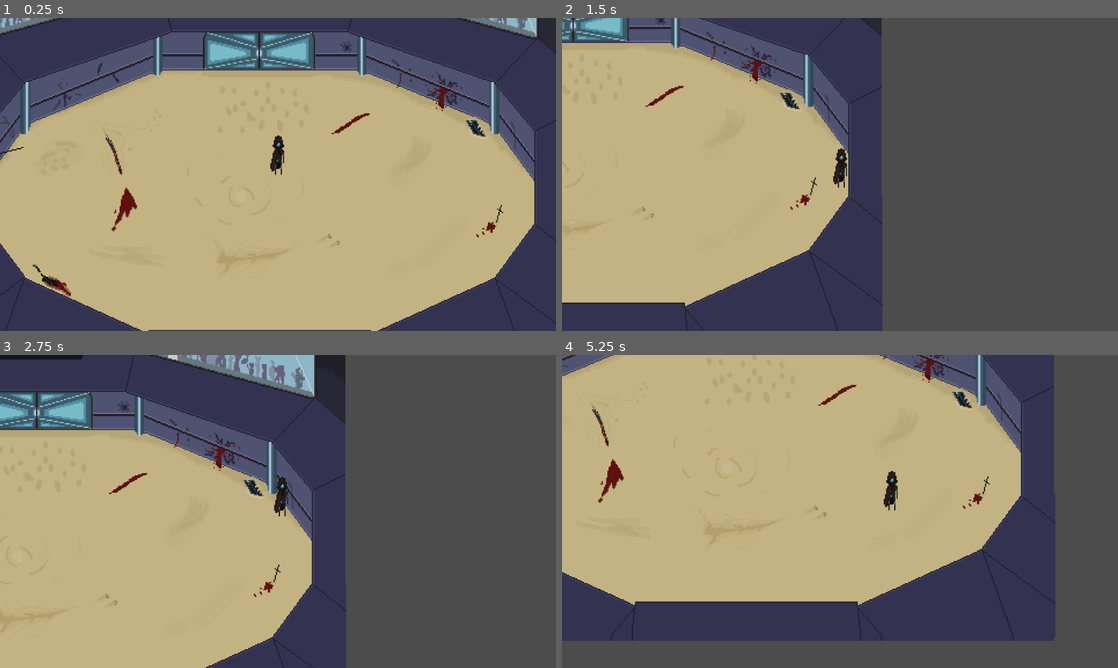
Above: before the commit, frames 1-4 (two rows, left to right).
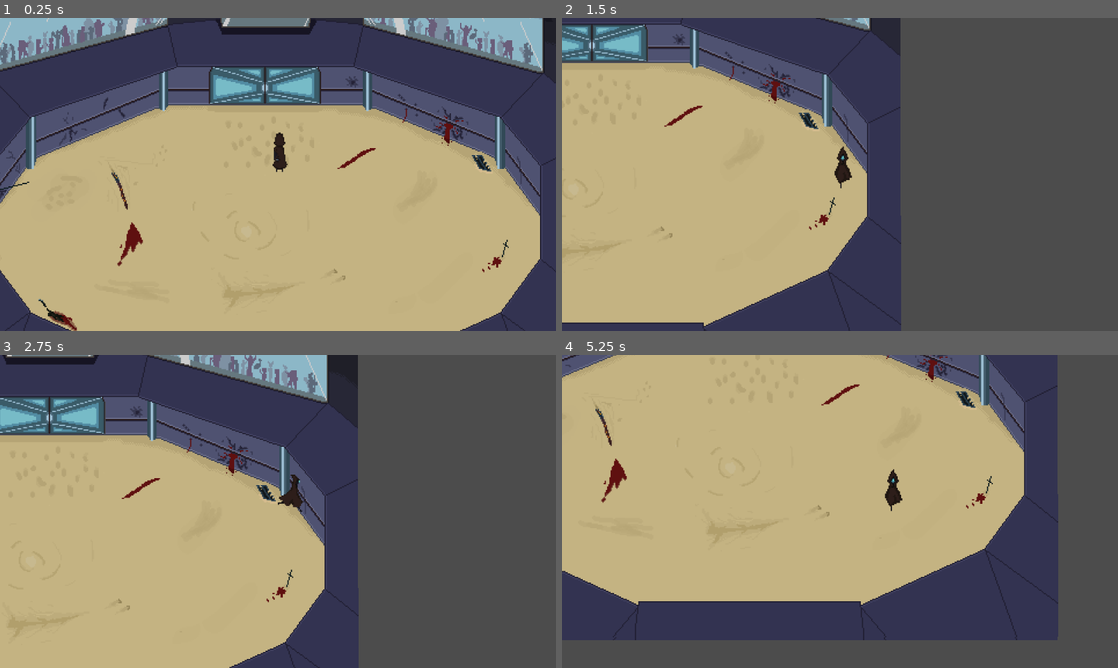
Above: after the commit, the same moments.

Repository: BeaverNotACat/Iudus-Project
Game: Godot game, scene res://World.tscn
The game is run twice, just before and just after one commit, with the same random seed, the same clock (stepped at 60 frames per second) and the same inputs.
Inputs (mouse positions are in pixels of both pictures, inside the frame that each line leads up to):
- Up to frame 1 (0.25 s): no input
- Up to frame 2 (1.5 s): tap Enter at 0.5 s; move the mouse to (962, 158) at 0.52 s; hold D (ui_right) 0.53-1.28 s; tap Space (dash) at 0.6 s; move the mouse to (728, 190) at 1.27 s; hold S (ui_down) from 1.28 s (still down); click (728, 190) at 1.35 s
- Up to frame 3 (2.75 s): move the mouse to (333, 442) at 2.02 s; release S (ui_down) at 2.03 s; hold D (ui_right) from 2.03 s (still down); tap Space (dash) at 2.1 s
- Up to frame 4 (5.25 s): move the mouse to (812, 574) at 2.77 s; release D (ui_right) at 2.78 s; hold W (ui_up) 2.78-3.53 s; click (812, 574) at 2.85 s; move the mouse to (1006, 558) at 3.52 s; hold A (ui_left) 3.53-5.03 s; tap Space (dash) at 3.6, 5.1 s; move the mouse to (673, 464) at 4.27 s; click (673, 464) at 4.35 s; move the mouse to (867, 511) at 5.02 s; hold S (ui_down) from 5.03 s (still down)

The runs differ from the first frame. In frame 1, 35% of the frame differs, in the area x 0-100%, y 0-100%; in frame 2, 16%; in frame 3, 11%; in frame 4, 3.7%.

Commit message:
Прото анимации

Diff:
--- a/Arena/Arena.tscn
+++ b/Arena/Arena.tscn
@@ -1,57 +1,59 @@
-[gd_scene load_steps=12 format=2]
+[gd_scene load_steps=8 format=2]
 
 [ext_resource path="res://shaders/JitterFree.tres" type="Shader" id=1]
-[ext_resource path="res://Arena/Sprites/Tribunes.png" type="Texture" id=2]
-[ext_resource path="res://Arena/Sprites/Land.png" type="Texture" id=3]
-[ext_resource path="res://Arena/Sprites/Upper walls.png" type="Texture" id=4]
-[ext_resource path="res://Arena/Sprites/Gates.png" type="Texture" id=5]
-[ext_resource path="res://Arena/Sprites/Downer walls.png" type="Texture" id=6]
+[ext_resource path="res://Arena/Sprites/Arena_walls_and_floor.png" type="Texture" id=2]
+[ext_resource path="res://Arena/Sprites/Arena_gates.png" type="Texture" id=3]
+[ext_resource path="res://Arena/Sprites/Arena_tribunes.png" type="Texture" id=4]
 
-[sub_resource type="ShaderMaterial" id=2]
-shader = ExtResource( 1 )
-
-[sub_resource type="ShaderMaterial" id=3]
+[sub_resource type="ShaderMaterial" id=7]
 shader = ExtResource( 1 )
 
 [sub_resource type="ShaderMaterial" id=4]
-shader = ExtResource( 1 )
-
-[sub_resource type="ShaderMaterial" id=5]
 shader = ExtResource( 1 )
 
 [sub_resource type="ShaderMaterial" id=6]
 shader = ExtResource( 1 )
 
 [node name="Arena" type="StaticBody2D"]
+position = Vector2( -2, 0 )
 __meta__ = {
 "_edit_group_": true
 }
 
-[node name="Land" type="Sprite" parent="."]
-material = SubResource( 2 )
-position = Vector2( 266, 238 )
+[node name="ArenaGates" type="Sprite" parent="."]
+material = SubResource( 7 )
+position = Vector2( 268.5, 106 )
 texture = ExtResource( 3 )
+__meta__ = {
+"_edit_lock_": true
+}
 
-[node name="DownerWalls" type="Sprite" parent="."]
-material = SubResource( 3 )
-position = Vector2( 266, 318 )
-texture = ExtResource( 6 )
+[node name="Gates_colision" type="CollisionPolygon2D" parent="."]
+position = Vector2( 57, 0 )
+polygon = PoolVector2Array( 163, 123, 260, 123, 260, 122, 163, 122 )
+__meta__ = {
+"_edit_lock_": true
+}
 
-[node name="UpperWalls" type="Sprite" parent="."]
+[node name="ArenaWallsAndFloor" type="Sprite" parent="."]
 material = SubResource( 4 )
-position = Vector2( 266, 129 )
+position = Vector2( 268.5, 190.5 )
+texture = ExtResource( 2 )
+__meta__ = {
+"_edit_lock_": true
+}
+
+[node name="Arena_colision" type="CollisionPolygon2D" parent="."]
+position = Vector2( 2, 0 )
+polygon = PoolVector2Array( 218, 123, 183, 123, 175, 126, 173, 126, 69, 169, 67, 178, 61, 178, 60, 177, 30, 219, 30, 256, 54, 309, 59, 315, 153, 373, 169, 378, 365, 378, 382, 374, 475, 315, 480, 310, 504, 256, 504, 218, 474, 177, 473, 178, 467, 178, 465, 169, 363, 126, 359, 126, 351, 123, 315, 123, 315, 122, 351, 122, 359, 125, 363, 125, 465, 168, 474, 176, 505, 218, 505, 256, 481, 310, 475, 316, 382, 375, 365, 379, 169, 379, 153, 374, 59, 316, 53, 309, 29, 257, 29, 219, 60, 176, 69, 168, 173, 125, 175, 125, 183, 122, 218, 122 )
+__meta__ = {
+"_edit_lock_": true
+}
+
+[node name="ArenaTribunes" type="Sprite" parent="."]
+material = SubResource( 6 )
+position = Vector2( 269, 47.5 )
 texture = ExtResource( 4 )
-
-[node name="Gates" type="Sprite" parent="."]
-material = SubResource( 5 )
-position = Vector2( 266, 108 )
-texture = ExtResource( 5 )
-
-[node name="Tribunes" type="Sprite" parent="."]
-material = SubResource( 6 )
-position = Vector2( 266, 49 )
-texture = ExtResource( 2 )
-
-[node name="CollisionPolygon2D" type="CollisionPolygon2D" parent="."]
-scale = Vector2( 1, 1.00009 )
-polygon = PoolVector2Array( 169, 378, 169, 377, 365.927, 377.001, 380, 372, 475, 315, 479, 308.972, 503.03, 257.979, 504, 256, 504, 218, 503.073, 216.97, 473, 178, 464, 169, 359, 126, 350, 123, 184, 123, 175, 126, 70, 169, 60, 178, 30.947, 217.188, 30, 217.98, 30, 256, 30.9148, 256.977, 55, 307.972, 60, 312, 155, 371, 168, 377, 168, 378, 0, 378, 0, 0, 534, 0, 534, 378 )
+__meta__ = {
+"_edit_lock_": true
+}
--- a/Character/Character.gd
+++ b/Character/Character.gd
@@ -27,6 +27,8 @@
 #Импорт узлов
 onready var dash_timer = $Dash_timer
 onready var attack_timer = $Attack_timer
+onready var animation_tree = $AnimationTree
+onready var animation_state = animation_tree.get("parameters/playback")
 
 #соединение переменных с узлами и добавление к сигналов
 func _ready():
@@ -50,7 +52,7 @@
 			get_attack_released()
 			collide()
 	#Дебаг
-	print(velocity)
+		#print(velocity)
 		#print(aim_direction)
 		#print(position)
 		#print(state)
@@ -100,10 +102,17 @@
 
 #Двигаем спрайт спрайт по физике плюс обрабатываем коллизии
 func move_character(delta):
-	if get_move_direction() != Vector2.ZERO:
+	var move_direction = get_move_direction()
+	if move_direction != Vector2.ZERO:
+
+		animation_tree.set("parameters/Idle/blend_position", move_direction)
+		animation_tree.set("parameters/Run/blend_position", move_direction)
+		animation_state.travel("Run")
+
 		velocity = velocity.clamped(MAX_SPEED)
-		velocity = velocity.move_toward(MAX_SPEED * get_move_direction(), ACCELERATION * delta)
+		velocity = velocity.move_toward(MAX_SPEED * move_direction, ACCELERATION * delta)
 	else:
+		animation_state.travel("Idle")
 		velocity = velocity.clamped(MAX_SPEED)
 		velocity = velocity.move_toward(Vector2.ZERO, FRICTION * delta)
 
--- a/Character/Character.tscn
+++ b/Character/Character.tscn
@@ -29,6 +29,227 @@
 [sub_resource type="ShaderMaterial" id=3]
 shader = ExtResource( 3 )
 
+[sub_resource type="Animation" id=4]
+resource_name = "IdleDown"
+loop = true
+tracks/0/type = "value"
+tracks/0/path = NodePath("Sprite:frame_coords")
+tracks/0/interp = 1
+tracks/0/loop_wrap = true
+tracks/0/imported = false
+tracks/0/enabled = true
+tracks/0/keys = {
+"times": PoolRealArray( 0 ),
+"transitions": PoolRealArray( 1 ),
+"update": 0,
+"values": [ Vector2( 0, 0 ) ]
+}
+
+[sub_resource type="Animation" id=5]
+resource_name = "IdleLeft"
+loop = true
+tracks/0/type = "value"
+tracks/0/path = NodePath("Sprite:frame")
+tracks/0/interp = 1
+tracks/0/loop_wrap = true
+tracks/0/imported = false
+tracks/0/enabled = true
+tracks/0/keys = {
+"times": PoolRealArray( 0 ),
+"transitions": PoolRealArray( 1 ),
+"update": 1,
+"values": [ 3 ]
+}
+
+[sub_resource type="Animation" id=6]
+resource_name = "IdleRight"
+loop = true
+tracks/0/type = "value"
+tracks/0/path = NodePath("Sprite:frame")
+tracks/0/interp = 1
+tracks/0/loop_wrap = true
+tracks/0/imported = false
+tracks/0/enabled = true
+tracks/0/keys = {
+"times": PoolRealArray( 0 ),
+"transitions": PoolRealArray( 1 ),
+"update": 1,
+"values": [ 1 ]
+}
+
+[sub_resource type="Animation" id=7]
+resource_name = "IdleUp"
+length = 0.001
+loop = true
+tracks/0/type = "value"
+tracks/0/path = NodePath("Sprite:frame")
+tracks/0/interp = 1
+tracks/0/loop_wrap = true
+tracks/0/imported = false
+tracks/0/enabled = true
+tracks/0/keys = {
+"times": PoolRealArray( 0 ),
+"transitions": PoolRealArray( 1 ),
+"update": 1,
+"values": [ 2 ]
+}
+
+[sub_resource type="Animation" id=8]
+length = 0.001
+tracks/0/type = "value"
+tracks/0/path = NodePath("Sprite:frame_coords")
+tracks/0/interp = 1
+tracks/0/loop_wrap = true
+tracks/0/imported = false
+tracks/0/enabled = true
+tracks/0/keys = {
+"times": PoolRealArray( 0 ),
+"transitions": PoolRealArray( 1 ),
+"update": 0,
+"values": [ Vector2( 0, 0 ) ]
+}
+tracks/1/type = "value"
+tracks/1/path = NodePath("Sprite:frame")
+tracks/1/interp = 1
+tracks/1/loop_wrap = true
+tracks/1/imported = false
+tracks/1/enabled = true
+tracks/1/keys = {
+"times": PoolRealArray( 0 ),
+"transitions": PoolRealArray( 1 ),
+"update": 0,
+"values": [ 3 ]
+}
+
+[sub_resource type="Animation" id=9]
+resource_name = "RumRight"
+length = 0.7
+loop = true
+tracks/0/type = "value"
+tracks/0/path = NodePath("Sprite:frame")
+tracks/0/interp = 1
+tracks/0/loop_wrap = true
+tracks/0/imported = false
+tracks/0/enabled = true
+tracks/0/keys = {
+"times": PoolRealArray( 0, 0.1, 0.2, 0.3, 0.4, 0.5, 0.6, 0.7 ),
+"transitions": PoolRealArray( 1, 1, 1, 1, 1, 1, 1, 1 ),
+"update": 1,
+"values": [ 12, 13, 14, 15, 16, 17, 18, 19 ]
+}
+
+[sub_resource type="Animation" id=10]
+resource_name = "RunDown"
+length = 0.6
+loop = true
+tracks/0/type = "value"
+tracks/0/path = NodePath("Sprite:frame")
+tracks/0/interp = 1
+tracks/0/loop_wrap = true
+tracks/0/imported = false
+tracks/0/enabled = true
+tracks/0/keys = {
+"times": PoolRealArray( 0, 0.1, 0.2, 0.3, 0.4, 0.5, 0.6 ),
+"transitions": PoolRealArray( 1, 1, 1, 1, 1, 1, 1 ),
+"update": 1,
+"values": [ 4, 5, 6, 7, 8, 9, 11 ]
+}
+
+[sub_resource type="Animation" id=11]
+resource_name = "RunLeft"
+length = 0.7
+loop = true
+tracks/0/type = "value"
+tracks/0/path = NodePath("Sprite:frame")
+tracks/0/interp = 1
+tracks/0/loop_wrap = true
+tracks/0/imported = false
+tracks/0/enabled = true
+tracks/0/keys = {
+"times": PoolRealArray( 0, 0.1, 0.2, 0.3, 0.4, 0.5, 0.6, 0.7 ),
+"transitions": PoolRealArray( 1, 1, 1, 1, 1, 1, 1, 1 ),
+"update": 1,
+"values": [ 20, 21, 22, 23, 24, 25, 26, 27 ]
+}
+
+[sub_resource type="Animation" id=12]
+resource_name = "RunUp"
+length = 0.001
+loop = true
+tracks/0/type = "value"
+tracks/0/path = NodePath("Sprite:frame")
+tracks/0/interp = 1
+tracks/0/loop_wrap = true
+tracks/0/imported = false
+tracks/0/enabled = true
+tracks/0/keys = {
+"times": PoolRealArray( 0 ),
+"transitions": PoolRealArray( 1 ),
+"update": 1,
+"values": [ 2 ]
+}
+
+[sub_resource type="AnimationNodeAnimation" id=13]
+animation = "IdleUp"
+
+[sub_resource type="AnimationNodeAnimation" id=14]
+animation = "IdleRight"
+
+[sub_resource type="AnimationNodeAnimation" id=15]
+animation = "IdleLeft"
+
+[sub_resource type="AnimationNodeAnimation" id=16]
+animation = "IdleDown"
+
+[sub_resource type="AnimationNodeBlendSpace2D" id=17]
+blend_point_0/node = SubResource( 13 )
+blend_point_0/pos = Vector2( 0, -0.9 )
+blend_point_1/node = SubResource( 14 )
+blend_point_1/pos = Vector2( 1, 0 )
+blend_point_2/node = SubResource( 15 )
+blend_point_2/pos = Vector2( -1, 0 )
+blend_point_3/node = SubResource( 16 )
+blend_point_3/pos = Vector2( 0, 0.9 )
+blend_mode = 1
+
+[sub_resource type="AnimationNodeAnimation" id=18]
+animation = "RunDown"
+
+[sub_resource type="AnimationNodeAnimation" id=19]
+animation = "RunUp"
+
+[sub_resource type="AnimationNodeAnimation" id=20]
+animation = "RumRight"
+
+[sub_resource type="AnimationNodeAnimation" id=21]
+animation = "RunLeft"
+
+[sub_resource type="AnimationNodeBlendSpace2D" id=22]
+blend_point_0/node = SubResource( 18 )
+blend_point_0/pos = Vector2( 0, 0.9 )
+blend_point_1/node = SubResource( 19 )
+blend_point_1/pos = Vector2( 0, -0.9 )
+blend_point_2/node = SubResource( 20 )
+blend_point_2/pos = Vector2( 1, 0 )
+blend_point_3/node = SubResource( 21 )
+blend_point_3/pos = Vector2( -1, 0 )
+blend_mode = 1
+
+[sub_resource type="AnimationNodeStateMachineTransition" id=23]
+
+[sub_resource type="AnimationNodeStateMachineTransition" id=24]
+
+[sub_resource type="AnimationNodeStateMachine" id=25]
+states/Idle/node = SubResource( 17 )
+states/Idle/position = Vector2( 631, 201 )
+states/Run/node = SubResource( 22 )
+states/Run/position = Vector2( 816, 201 )
+transitions = [ "Idle", "Run", SubResource( 23 ), "Run", "Idle", SubResource( 24 ) ]
+start_node = "Idle"
+graph_offset = Vector2( 205, 101 )
+
+[sub_resource type="AnimationNodeStateMachinePlayback" id=26]
+
 [node name="Character" type="KinematicBody2D"]
 material = SubResource( 1 )
 script = ExtResource( 1 )
@@ -37,11 +258,12 @@
 material = SubResource( 3 )
 position = Vector2( 2.04743, -17.511 )
 texture = ExtResource( 2 )
-hframes = 3
-frame = 2
+hframes = 28
+frame = 3
 
 [node name="CollisionPolygon2D" type="CollisionPolygon2D" parent="."]
-polygon = PoolVector2Array( 6, -1, 3, 0, -5, 0, -8, -1, -8, -6, -5, -7, 3, -7, 6, -6 )
+position = Vector2( 1, -1 )
+polygon = PoolVector2Array( 8, -1, 4, 0, -5, 0, -9, -1, -9, -7, -5, -8, 4, -8, 8, -7 )
 
 [node name="Dash_timer" type="Timer" parent="."]
 process_mode = 0
@@ -49,3 +271,22 @@
 
 [node name="Attack_timer" type="Timer" parent="."]
 process_mode = 0
+
+[node name="AnimationPlayer" type="AnimationPlayer" parent="."]
+anims/IdleDown = SubResource( 4 )
+anims/IdleLeft = SubResource( 5 )
+anims/IdleRight = SubResource( 6 )
+anims/IdleUp = SubResource( 7 )
+anims/RESET = SubResource( 8 )
+anims/RumRight = SubResource( 9 )
+anims/RunDown = SubResource( 10 )
+anims/RunLeft = SubResource( 11 )
+anims/RunUp = SubResource( 12 )
+
+[node name="AnimationTree" type="AnimationTree" parent="."]
+tree_root = SubResource( 25 )
+anim_player = NodePath("../AnimationPlayer")
+active = true
+parameters/playback = SubResource( 26 )
+parameters/Idle/blend_position = Vector2( 0, 0 )
+parameters/Run/blend_position = Vector2( 0, 0 )
--- a/World.tscn
+++ b/World.tscn
@@ -1,72 +1,19 @@
-[gd_scene load_steps=11 format=2]
+[gd_scene load_steps=6 format=2]
 
-[ext_resource path="res://Arena/Sprites/Arena_walls_and_floor.png" type="Texture" id=1]
+[ext_resource path="res://Arena/Arena.tscn" type="PackedScene" id=1]
 [ext_resource path="res://Character/Character.tscn" type="PackedScene" id=2]
 [ext_resource path="res://shaders/JitterFree.tres" type="Shader" id=3]
-[ext_resource path="res://Arena/Sprites/Arena_gates.png" type="Texture" id=4]
-[ext_resource path="res://Arena/Sprites/Arena_tribunes.png" type="Texture" id=5]
 [ext_resource path="res://downer walls.png" type="Texture" id=6]
-
-[sub_resource type="ShaderMaterial" id=7]
-shader = ExtResource( 3 )
-
-[sub_resource type="ShaderMaterial" id=4]
-shader = ExtResource( 3 )
-
-[sub_resource type="ShaderMaterial" id=6]
-shader = ExtResource( 3 )
 
 [sub_resource type="ShaderMaterial" id=8]
 shader = ExtResource( 3 )
 
 [node name="World" type="Node2D"]
 
-[node name="Arena" type="StaticBody2D" parent="."]
-position = Vector2( -2, 0 )
-__meta__ = {
-"_edit_group_": true
-}
-
-[node name="ArenaGates" type="Sprite" parent="Arena"]
-material = SubResource( 7 )
-position = Vector2( 268.5, 106 )
-texture = ExtResource( 4 )
-__meta__ = {
-"_edit_lock_": true
-}
-
-[node name="Gates_colision" type="CollisionPolygon2D" parent="Arena"]
-position = Vector2( 57, 0 )
-polygon = PoolVector2Array( 163, 123, 260, 123, 260, 122, 163, 122 )
-__meta__ = {
-"_edit_lock_": true
-}
-
-[node name="ArenaWallsAndFloor" type="Sprite" parent="Arena"]
-material = SubResource( 4 )
-position = Vector2( 268.5, 190.5 )
-texture = ExtResource( 1 )
-__meta__ = {
-"_edit_lock_": true
-}
-
-[node name="Arena_colision" type="CollisionPolygon2D" parent="Arena"]
-position = Vector2( 2, 0 )
-polygon = PoolVector2Array( 218, 123, 183, 123, 175, 126, 173, 126, 69, 169, 67, 178, 61, 178, 60, 177, 30, 219, 30, 256, 54, 309, 59, 315, 152, 374, 169, 378, 365, 378, 383, 375, 475, 315, 480, 310, 504, 256, 504, 218, 474, 177, 473, 178, 467, 178, 465, 169, 363, 126, 359, 126, 351, 123, 315, 123, 315, 122, 351, 122, 359, 125, 363, 125, 465, 168, 474, 176, 505, 218, 505, 256, 481, 310, 475, 316, 383, 376, 365, 379, 169, 379, 152, 375, 59, 316, 53, 309, 29, 257, 29, 219, 60, 176, 69, 168, 173, 125, 175, 125, 183, 122, 218, 122 )
-__meta__ = {
-"_edit_lock_": true
-}
-
-[node name="ArenaTribunes" type="Sprite" parent="Arena"]
-material = SubResource( 6 )
-position = Vector2( 269, 47.5 )
-texture = ExtResource( 5 )
-__meta__ = {
-"_edit_lock_": true
-}
+[node name="Arena" parent="." instance=ExtResource( 1 )]
 
 [node name="Character" parent="." instance=ExtResource( 2 )]
-position = Vector2( 283, 213 )
+position = Vector2( 278, 183 )
 
 [node name="Camera2D" type="Camera2D" parent="Character"]
 current = true
Not shown: 1 places in Character/Character.tscn that only renumber resources
Binary file changed: Character/Sprites/Character_sprite.png
